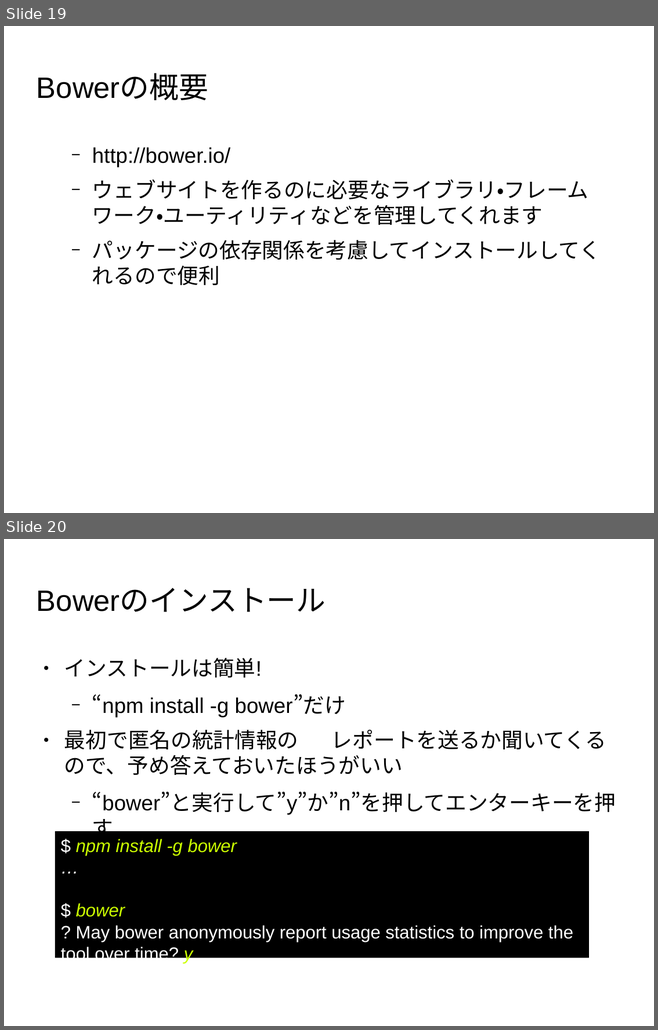
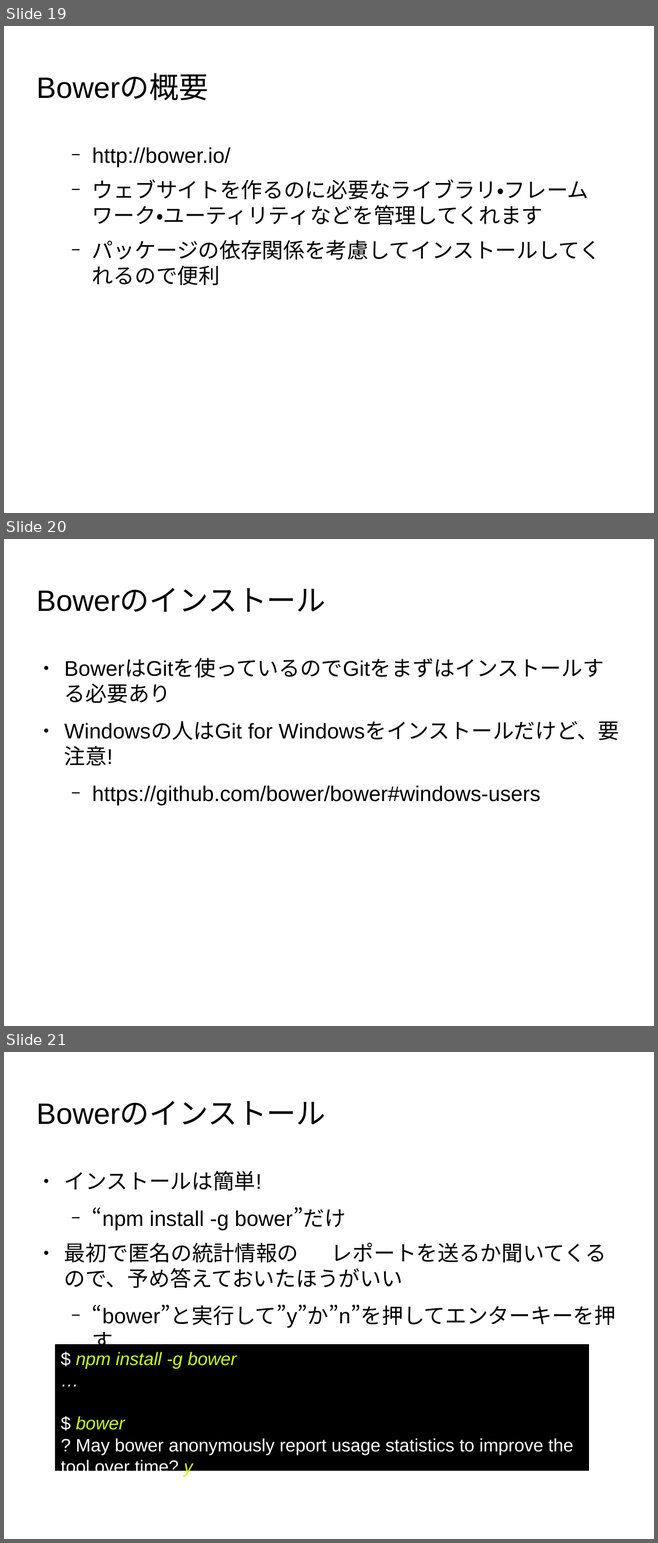
Before and after one commit to masakura/yeoman-presentation, a slide deck: yeoman-presentation.odp. Shown one above the other, each under a label of ours: slides 19 and 20 before the commit, slides 19, 20 and 21 after it. The pictures are 658x1030 and 658x1543 pixels, drawn with LibreOffice and Linux fonts; fonts in the diff are those of the drawing; background and template pictures are left out. Boxes give left, top, right and bottom in pixels: in the first picture for what was removed or moved away, otherwise in the second. Text is boxed around its words. In the diff, an @@ line names an element or a change of style, - is before the commit and + after.

```diff
--- a/yeoman-presentation.odp
+++ b/yeoman-presentation.odp
@@ slide 20 added at [4,539,654,1026], background picture (left out) @@
@@ title added at [36,588,326,612], 36 pt, text #000000 @@
+Bowerのインストール
@@ text added at [64,722,619,806], 26 pt, text #000000 @@
+● BowerはGitを使っているのでGitをまずはインストールする必要あり
+● Windowsの人はGit for Windowsをインストールだけど、要注意!
+  − https://github.com/bower/bower#windows-users
@@ what was slide 20 is now slide 21 @@
```
Also in this commit, not shown: 5 slides changed, 19 other slides added, 1 slide removed.
